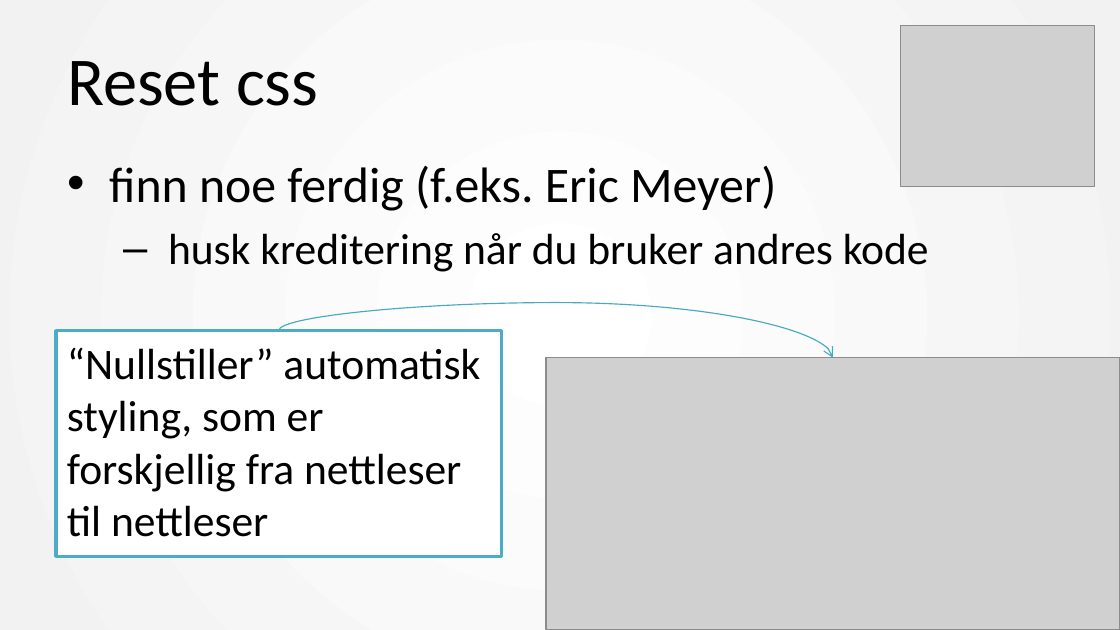
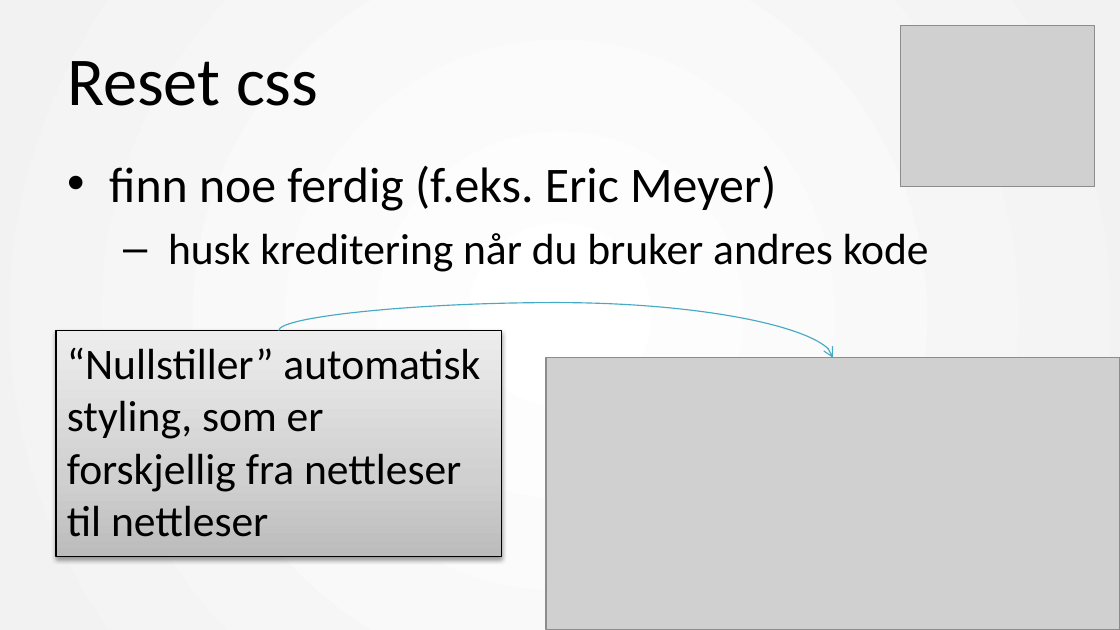
Before and after one commit to mesan/css-kurs, a slide deck: slide 9 of Foiler/1. CSS basic.pptx. Drawn at 1120x630 pixels with LibreOffice and Linux fonts; fonts in the diff are those of the drawing; grey boxes stand for pictures. Boxes give left, top, right and bottom in pixels: in the first picture for what was removed or moved away, otherwise in the second. Text is boxed around its words. In the diff, an @@ line names an element or a change of style, - is before the commit and + after.

```diff
--- a/Foiler/1. CSS basic.pptx
+++ b/Foiler/1. CSS basic.pptx
@@ rectangle "“Nullstiller” automatisk styling, som er ..." at [56, 330, 502, 557]: fill #FFFFFF to gradient #BDBDBD to #D1D1D1 to #EEEEEE; outline #4BACC6 2 pt to #000000 0.75 pt; shadow on @@
```
Also in this commit, not shown: 10 other slides changed, 12 slides added, 7 slides removed, 4 other files.
